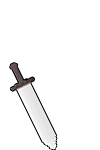
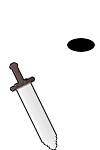
Comparing the layer stacks of the two 100 × 150 images. Changes:
painted on "Background" over [67, 38, 95, 52]
